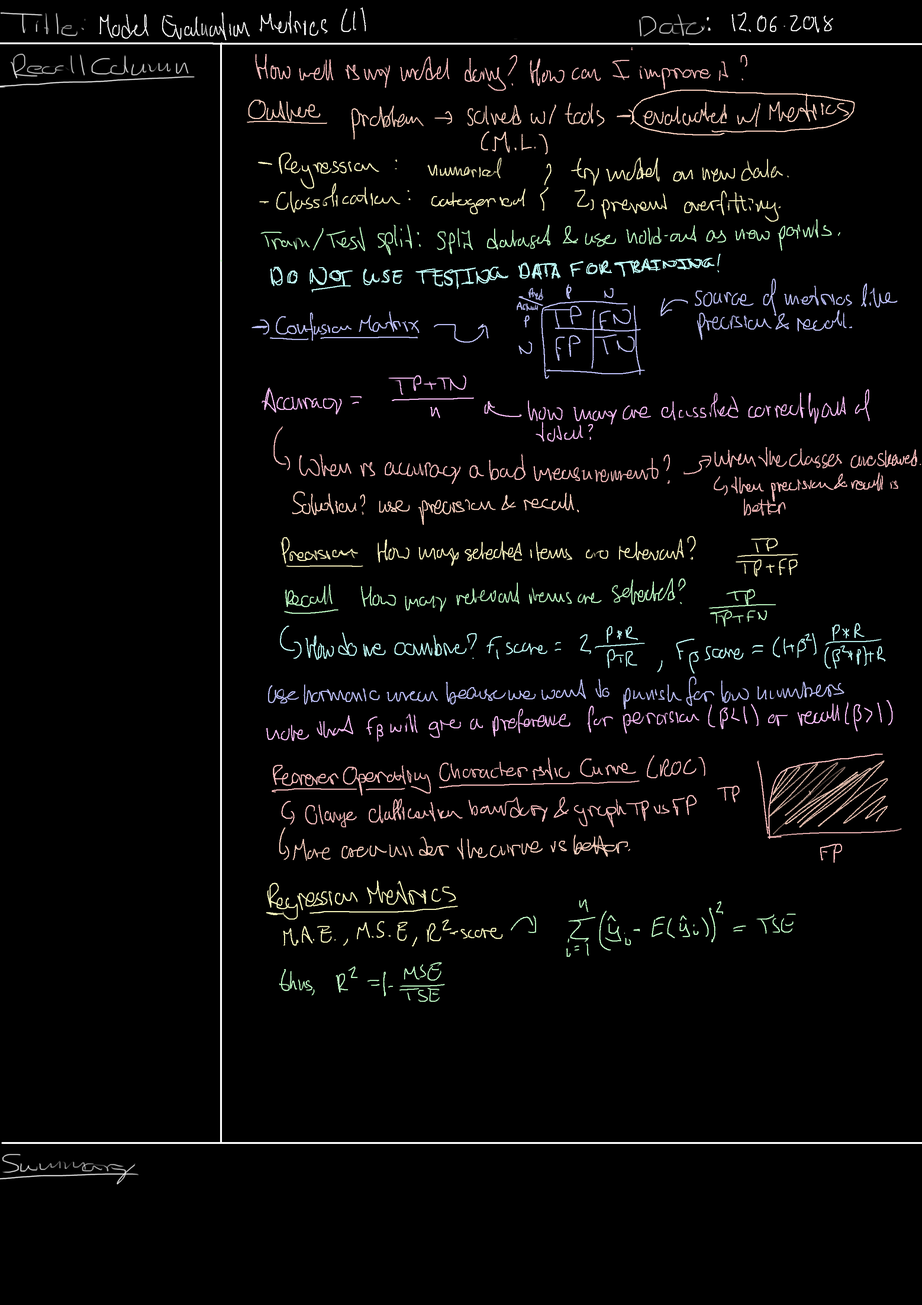
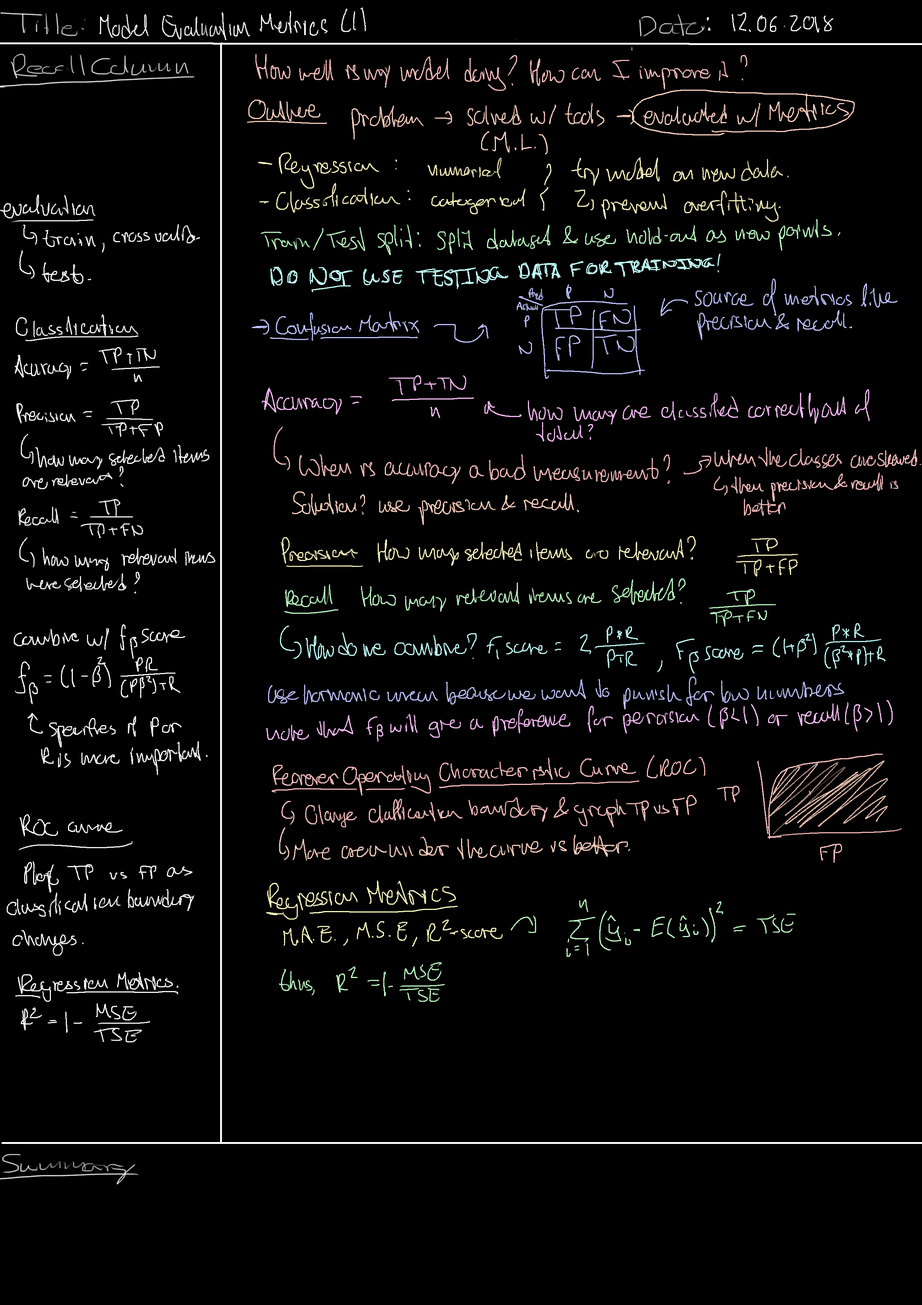
The second 922 × 1305 image is a revision of the first. Changes to its layers:
painted on "Background" over [0,194,216,1043]
